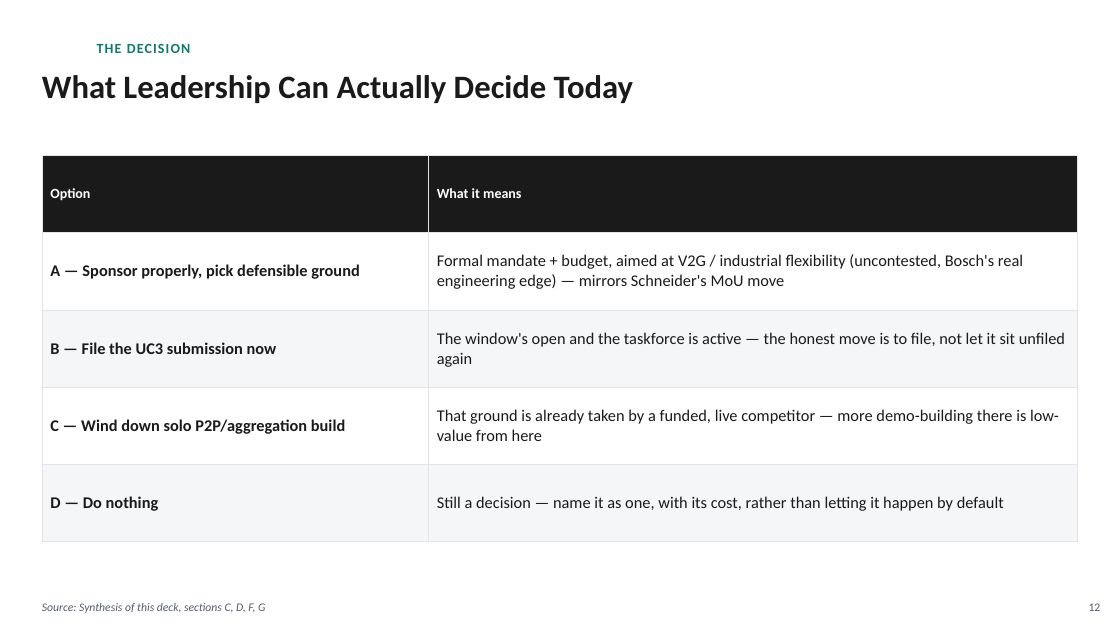
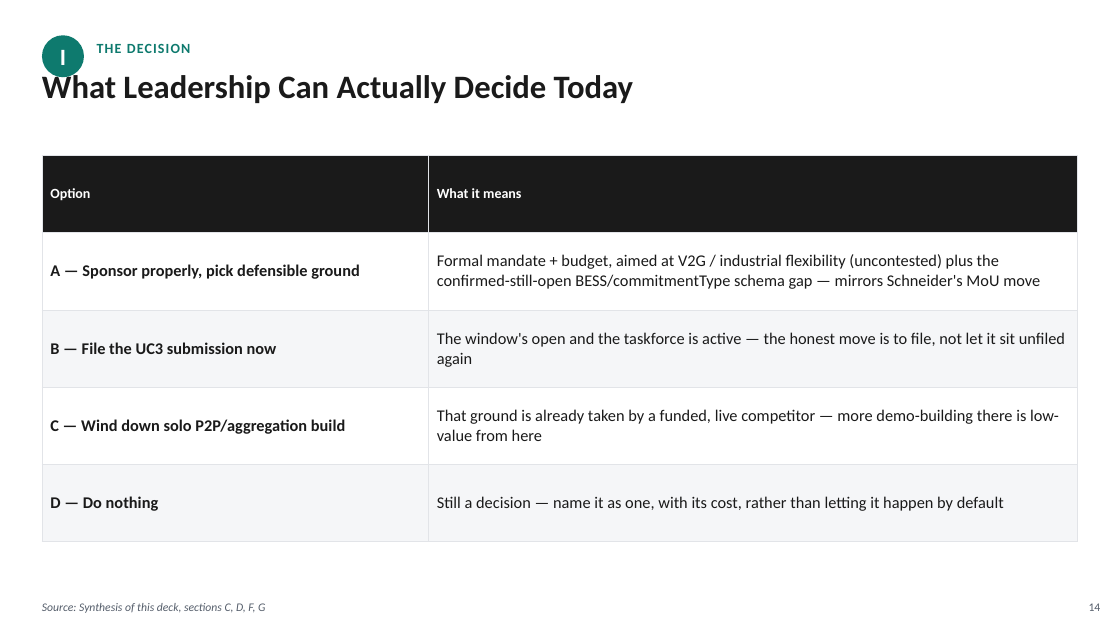
Before and after one commit to Sanjay-dev22/personal-deg, a slide deck: slide 14 of p2p-energy-trading-review/DEG-IES-Market-Reality-Decision.pptx (slide 12 before the commit). Drawn at 1120x630 pixels with LibreOffice and Linux fonts; fonts in the diff are those of the drawing. Boxes give left, top, right and bottom in pixels: in the first picture for what was removed or moved away, otherwise in the second. Text is boxed around its words. In the diff, an @@ line names an element or a change of style, - is before the commit and + after.

```diff
--- a/p2p-energy-trading-review/DEG-IES-Market-Reality-Decision.pptx
+++ b/p2p-energy-trading-review/DEG-IES-Market-Reality-Decision.pptx
@@ ellipse added at [42, 35, 84, 77], fill #0E7A6E @@
@@ text added at [60, 50, 66, 65], 20 pt, text #FFFFFF, bold @@
+I
@@ table at [42, 155, 1078, 542] @@
-row 2, column 2: Formal mandate + budget, aimed at V2G / industrial flexibility (uncontested, Bosch's real engineering edge) — mirrors Schneider's MoU move
+row 2, column 2: Formal mandate + budget, aimed at V2G / industrial flexibility (uncontested) plus the confirmed-still-open BESS/commitmentType schema gap — mirrors Schneider's MoU move
@@ text at [1089, 603, 1101, 611]: text changed @@
-12
+14
```
Also in this commit, not shown: 10 other slides changed, 2 slides added, 1 other file.
